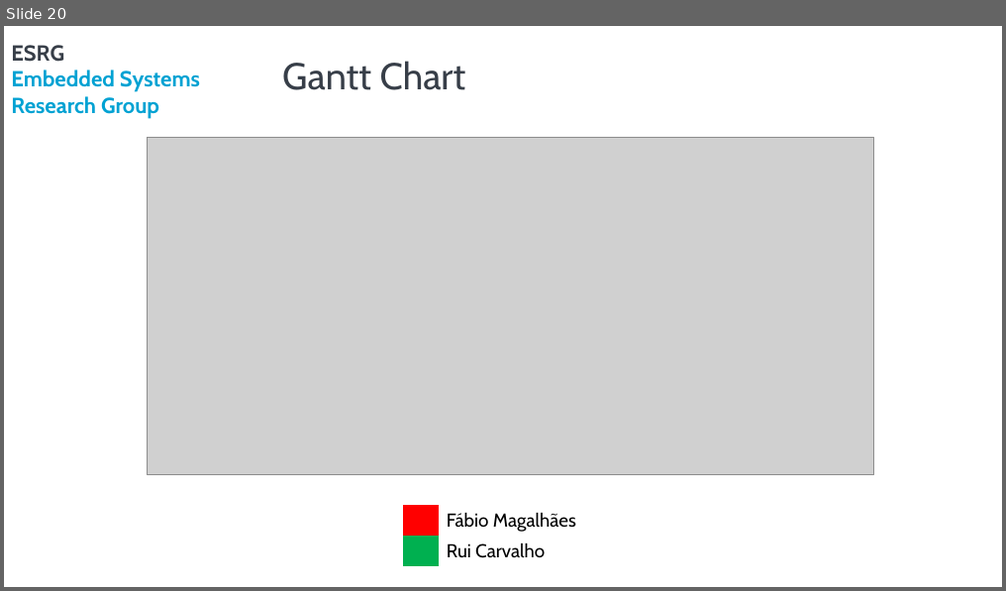
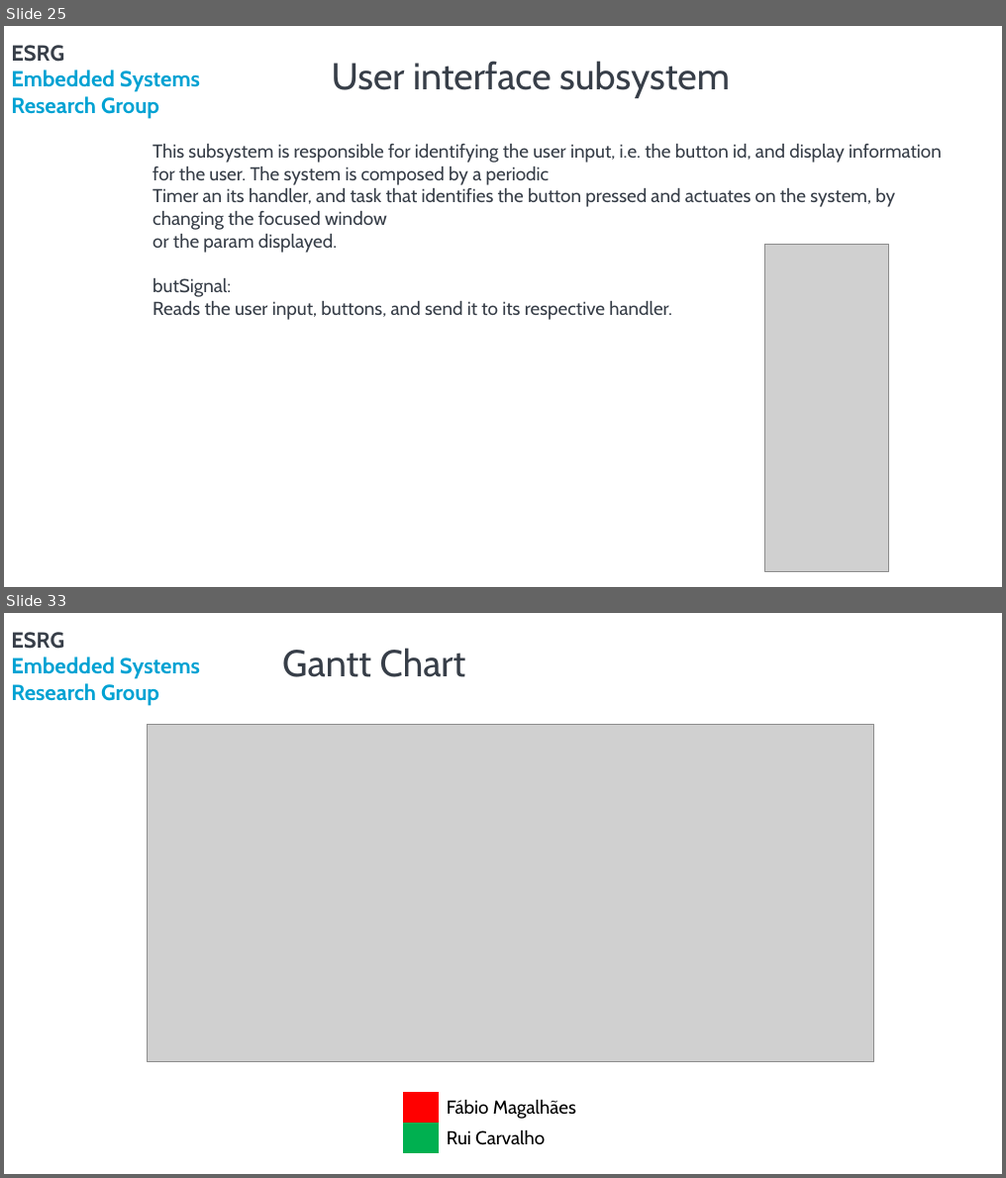
Before and after one commit to rpcarvalho/PSE, a slide deck: Reports/AnalysisApresentation_A75030_FabioMagalhaes_A76279_RuiCarvalho.pptx. Shown one above the other, each under a label of ours: slide 20 before the commit, slides 25 and 33 after it; the slides between them are not shown. The pictures are 1006x591 and 1006x1178 pixels, drawn with LibreOffice and Linux fonts; fonts in the diff are those of the drawing; grey boxes stand for pictures; background and template pictures are left out. Boxes give left, top, right and bottom in pixels: in the first picture for what was removed or moved away, otherwise in the second. Text is boxed around its words. In the diff, an @@ line names an element or a change of style, - is before the commit and + after.

```diff
--- a/Reports/AnalysisApresentation_A75030_FabioMagalhaes_A76279_RuiCarvalho.pptx
+++ b/Reports/AnalysisApresentation_A75030_FabioMagalhaes_A76279_RuiCarvalho.pptx
@@ slide 25 added at box(4, 26, 1002, 587), background #FFFFFF; not listed: 2 template elements that a slide beside it also shows @@
@@ title added at box(332, 61, 730, 98), 36 pt, text #373E48 @@
+User interface subsystem
@@ text added at box(152, 144, 942, 320), 18 pt, text #373E48 @@
+This subsystem is responsible for identifying the user input, i.e. the button id, and display information for the user. The system is composed by a periodic
+Timer an its handler, and task that identifies the button pressed and actuates on the system, by changing the focused window
+or the param displayed.
+butSignal:
+Reads the user input, buttons, and send it to its respective handler.
@@ picture added at box(764, 245, 890, 572) @@
@@ what was slide 20 is now slide 33 @@
```
Also in this commit, not shown: 6 slides changed, 23 other slides added, 11 slides removed, 1 other file.
